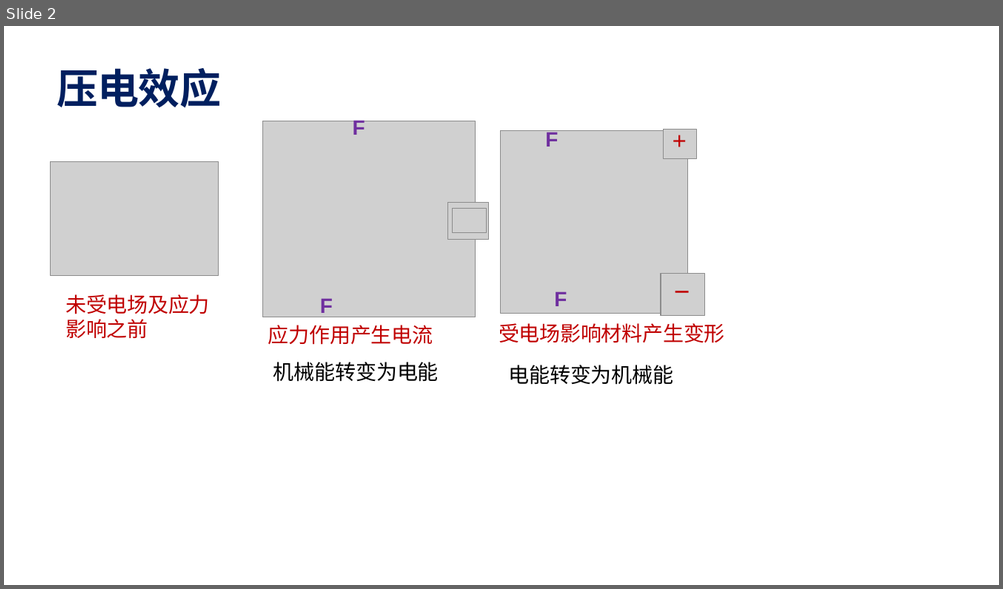
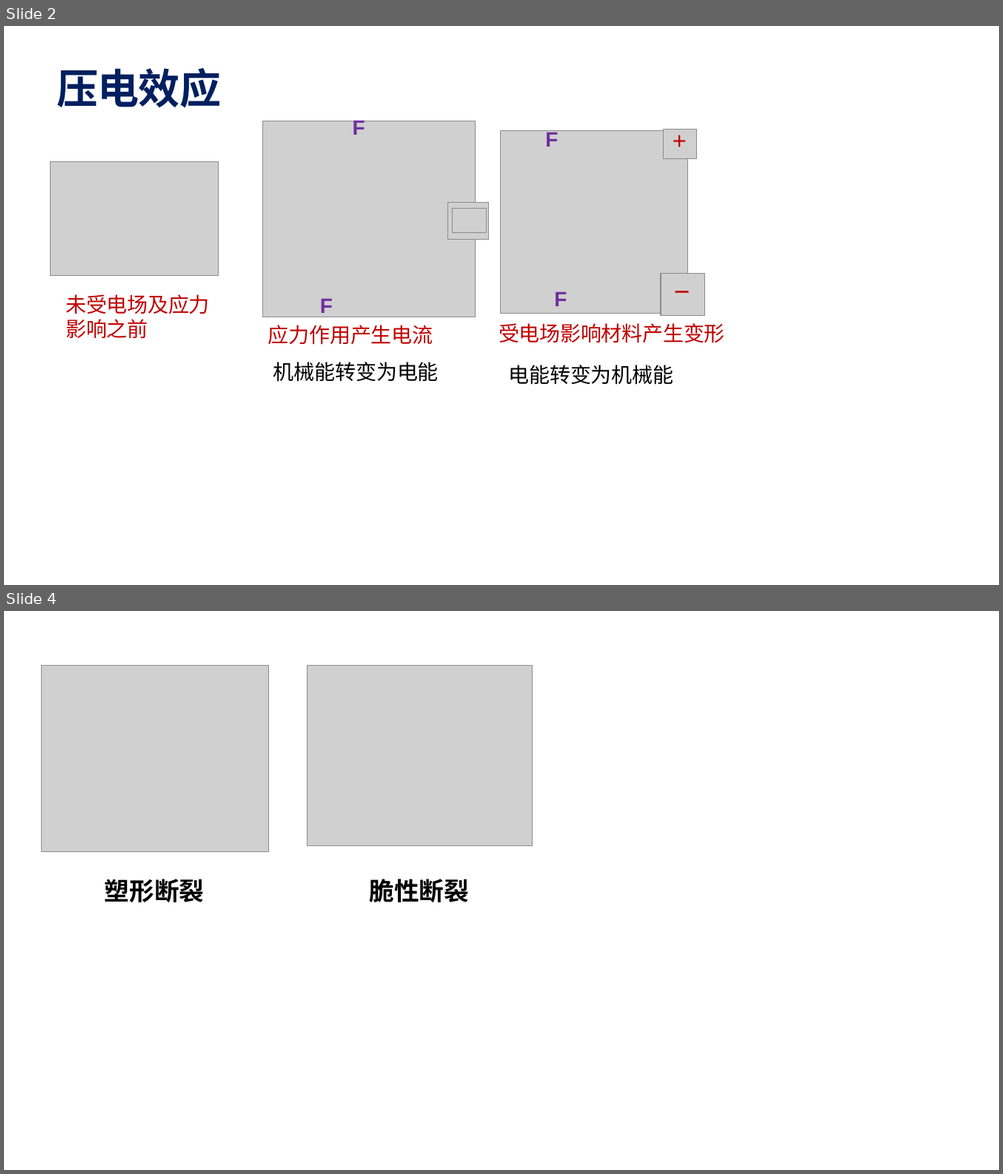
Before and after one commit to guofei9987/a, a slide deck: materials/材料学.pptx. Shown one above the other, each under a label of ours: slide 2 before the commit, slides 2 and 4 after it; the slides between them are not shown. The pictures are 1003x589 and 1003x1174 pixels, drawn with LibreOffice and Linux fonts; fonts in the diff are those of the drawing; grey boxes stand for pictures. Boxes give left, top, right and bottom in pixels: in the first picture for what was removed or moved away, otherwise in the second. Text is boxed around its words. In the diff, an @@ line names an element or a change of style, - is before the commit and + after.

```diff
--- a/materials/材料学.pptx
+++ b/materials/材料学.pptx
@@ slide 4 added at [4, 611, 999, 1170], background #FFFFFF @@
@@ picture added at [42, 666, 269, 852] @@
@@ picture added at [307, 666, 532, 847] @@
@@ text added at [105, 879, 204, 903], 24 pt, text #000000, bold @@
+塑形断裂
@@ text added at [370, 879, 469, 903], 24 pt, text #000000, bold @@
+脆性断裂
```
Also in this commit, not shown: 1 slide changed, 6 other slides added, 1 other file.
